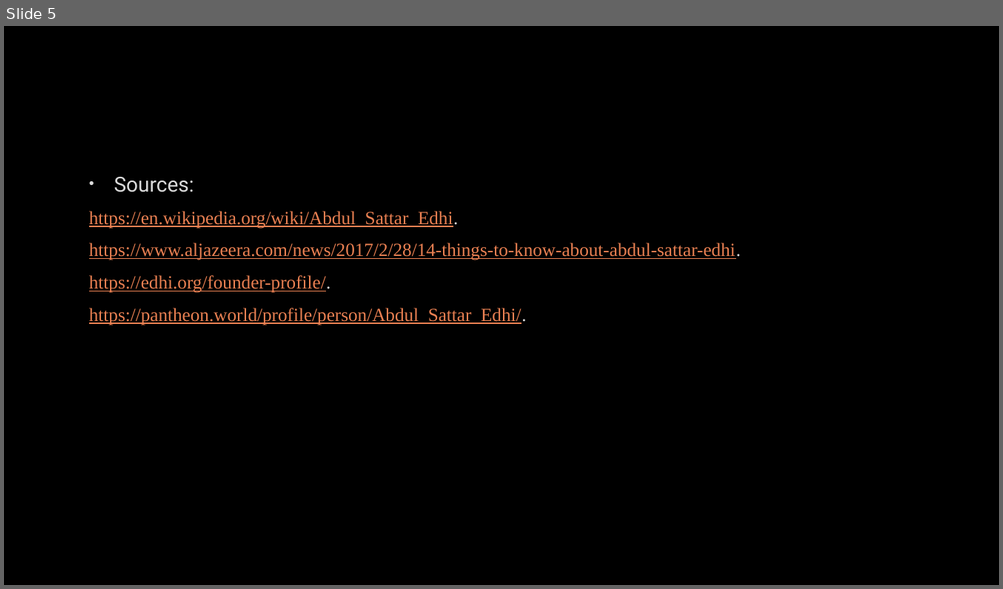
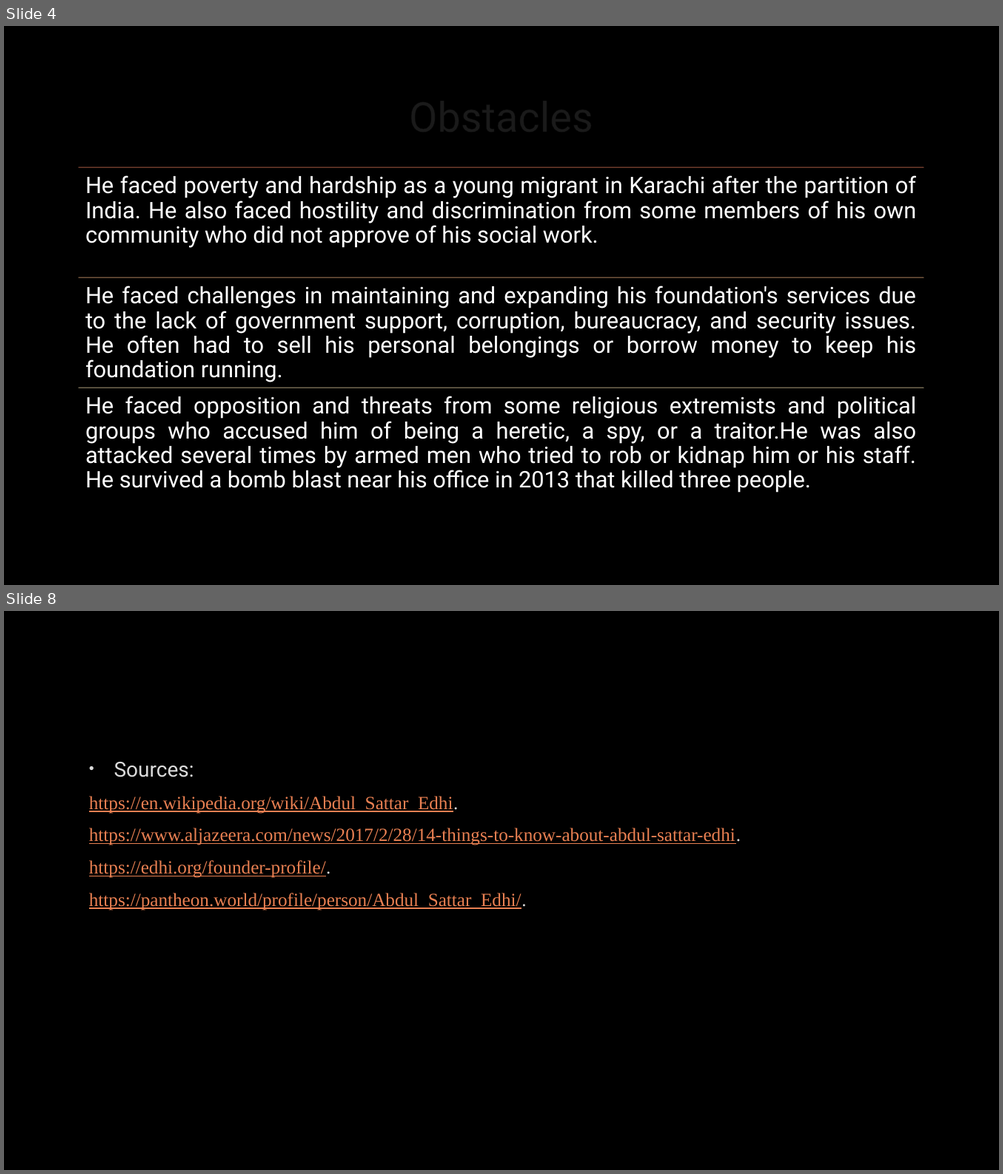
Before and after one commit to iabdullahsadiq/3rd-Semester, a slide deck: Courses/Pakistan Studies and Global Perspective (PAK-103)/Assignments/Assignment No 01/PST Presentation.pptx. Shown one above the other, each under a label of ours: slide 5 before the commit, slides 4 and 8 after it; the slides between them are not shown. The pictures are 1003x589 and 1003x1174 pixels, drawn with LibreOffice and Linux fonts; fonts in the diff are those of the drawing; background and template pictures are left out. Boxes give left, top, right and bottom in pixels: in the first picture for what was removed or moved away, otherwise in the second. Text is boxed around its words. In the diff, an @@ line names an element or a change of style, - is before the commit and + after.

```diff
--- a/Courses/Pakistan Studies and Global Perspective (PAK-103)/Assignments/Assignment No 01/PST Presentation.pptx
+++ b/Courses/Pakistan Studies and Global Perspective (PAK-103)/Assignments/Assignment No 01/PST Presentation.pptx
@@ slide 4 added at <box>4,26,999,585</box>, background picture (left out) @@
@@ title added at <box>79,76,923,155</box>, 40 pt, text #FFFFFF @@
+Obstacles
@@ group added at <box>79,168,923,493</box>: 3 lines, 3 texts @@
+He faced poverty and hardship as a young migrant in Karachi after the partition of India. He also faced hostility and discrimination from some members of his own community who did not approve of his social work.
+He faced challenges in maintaining and expanding his foundation's services due to the lack of government support, corruption, bureaucracy, and security issues. He often had to sell his personal belongings or borrow money to keep his foundation running.
+He faced opposition and threats from some religious extremists and political groups who accused him of being a heretic, a spy, or a traitor.He was also attacked several times by armed men who tried to rob or kidnap him or his staff. He survived a bomb blast near his office in 2013 that killed three people.
@@ what was slide 5 is now slide 8 @@
```
Also in this commit, not shown: 1 slide changed, 5 other slides added, 4 slides removed, 3 other files.
